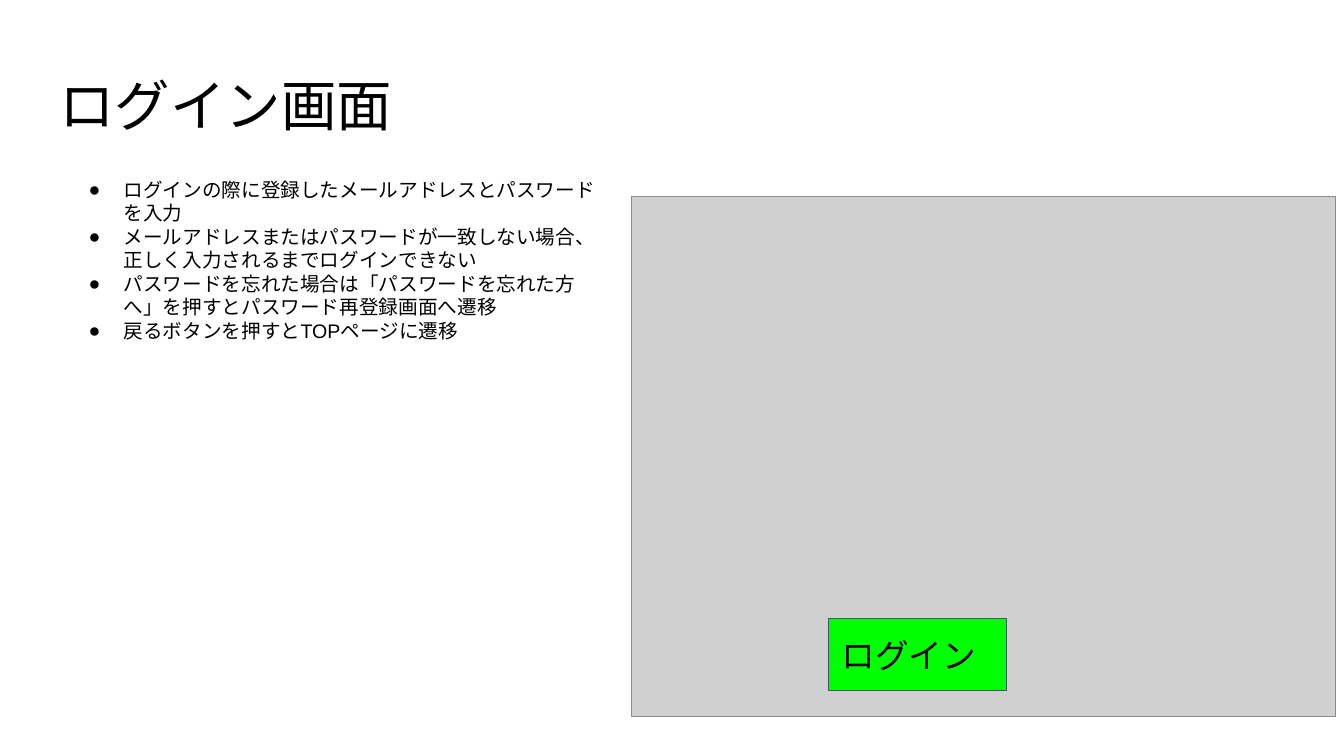
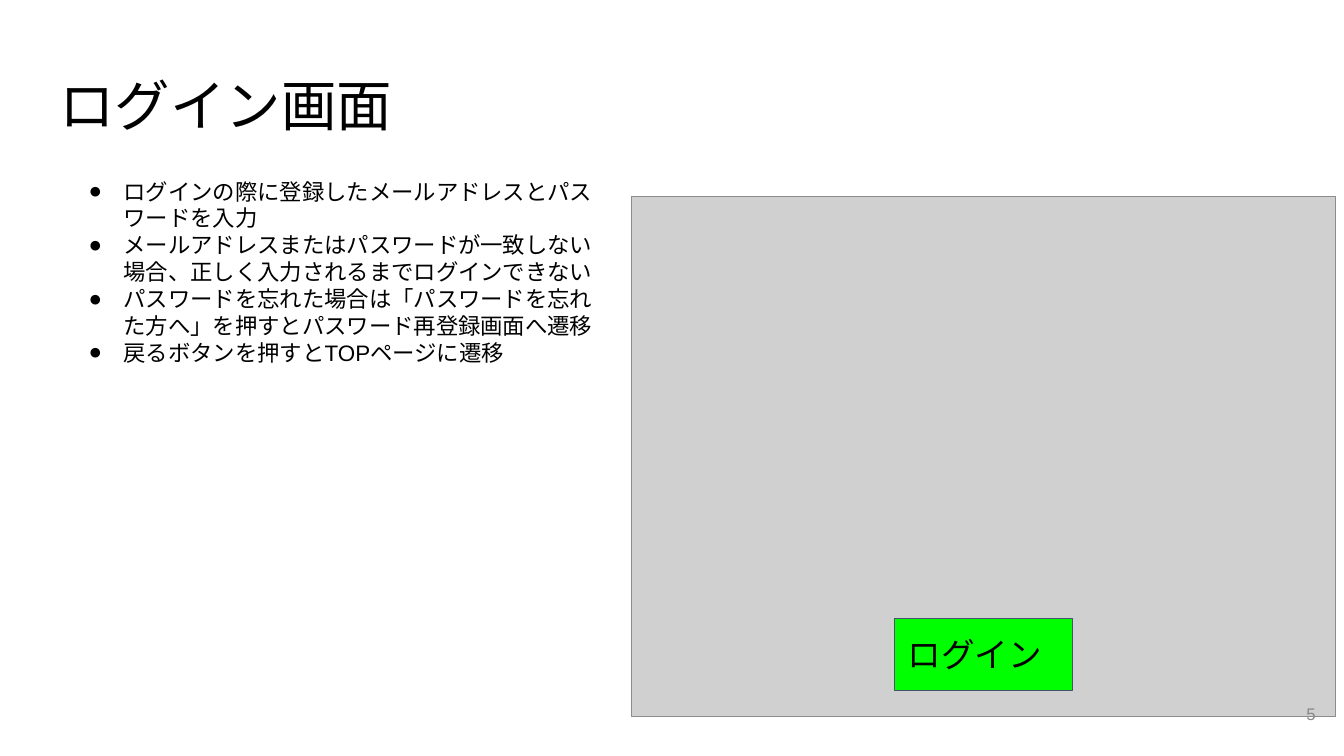
Before and after one commit to minehisa/ex2021, a slide deck: slide 5 of スライド資料/提案資料/20210607_pitch.pptx. Drawn at 1344x756 pixels with LibreOffice and Linux fonts; fonts in the diff are those of the drawing; grey boxes stand for pictures. Boxes give left, top, right and bottom in pixels: in the first picture for what was removed or moved away, otherwise in the second. Text is boxed around its words. In the diff, an @@ line names an element or a change of style, - is before the commit and + after.

```diff
--- a/スライド資料/提案資料/20210607_pitch.pptx
+++ b/スライド資料/提案資料/20210607_pitch.pptx
@@ text "ログインの際に登録したメールアドレスとパスワードを入力" at <box>124,181,593,363</box>: size 14 to 16 pt @@
@@ rectangle "ログイン": place and size @@
-rectangle "ログイン" at <box>828,619,1006,692</box>
+rectangle "ログイン" at <box>894,619,1073,692</box>
@@ page number added at <box>1306,708,1315,725</box>, 12 pt, text #888888 @@
+5
```
Also in this commit, not shown: 11 other slides changed, 1 slide added.
